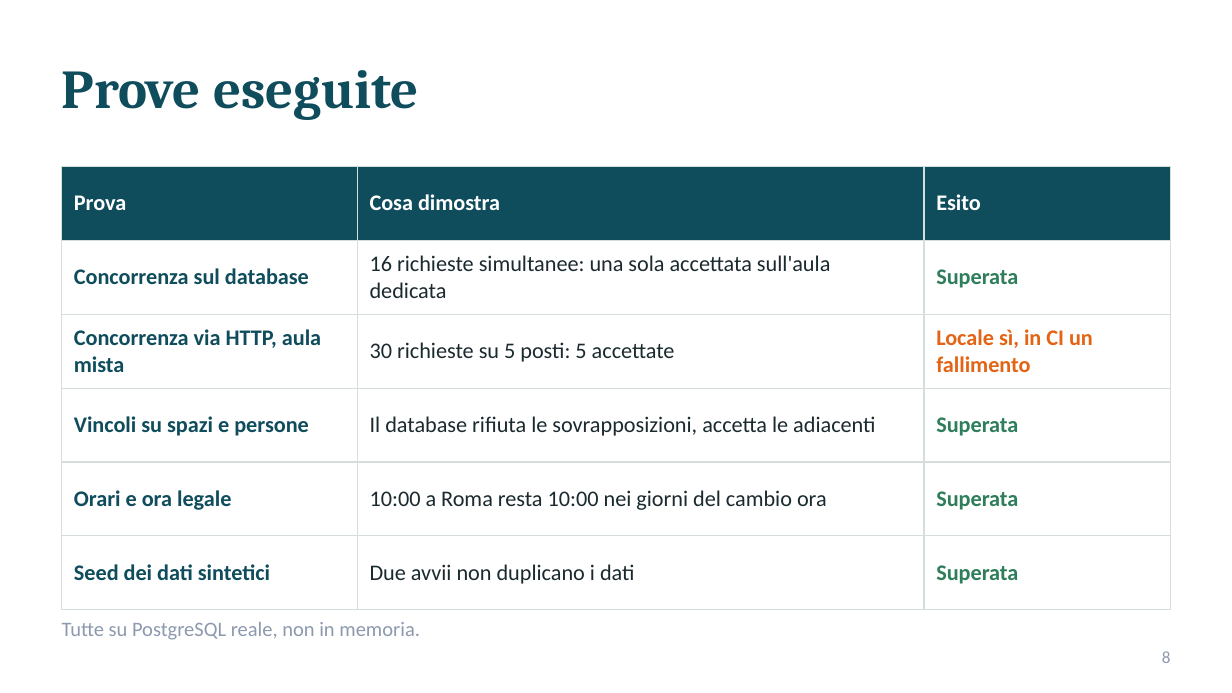
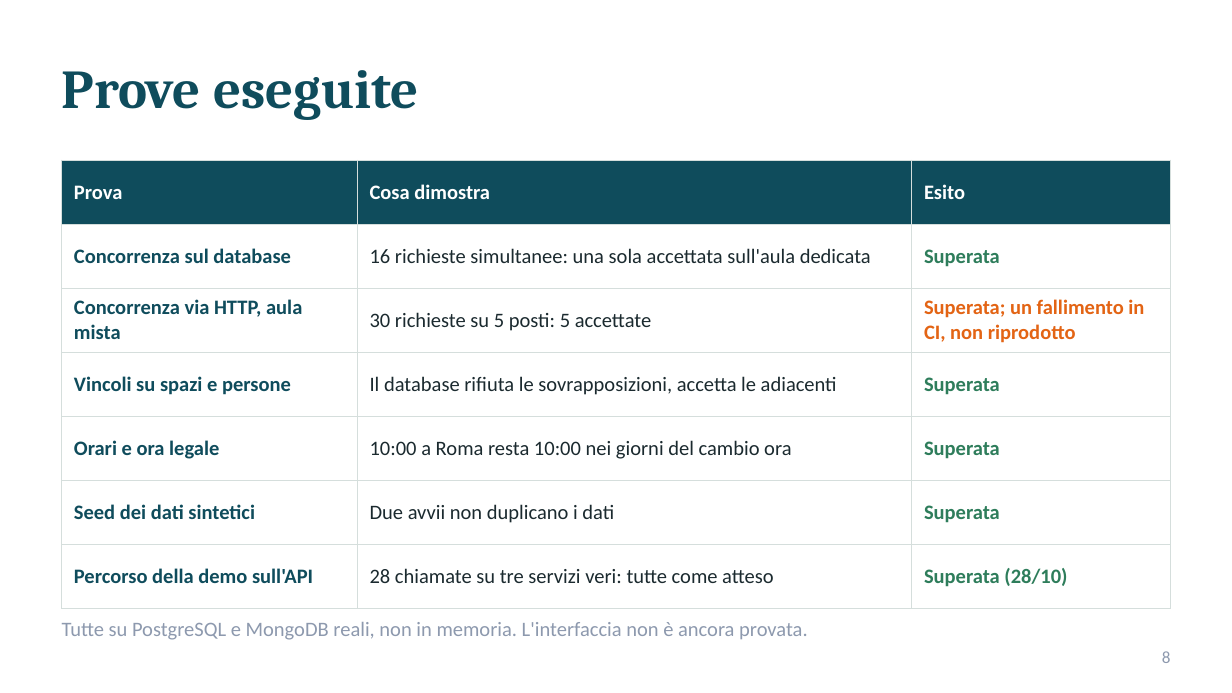
Before and after one commit to loggione-finale/smartcampus, a slide deck: slide 8 of docs/presentation-slides.pptx. Drawn at 1232x693 pixels with LibreOffice and Linux fonts; fonts in the diff are those of the drawing. Boxes give left, top, right and bottom in pixels: in the first picture for what was removed or moved away, otherwise in the second. Text is boxed around its words. In the diff, an @@ line names an element or a change of style, - is before the commit and + after.

```diff
--- a/docs/presentation-slides.pptx
+++ b/docs/presentation-slides.pptx
@@ table at <box>62,160,1170,591</box> @@
-row 3, column 3: Locale sì, in CI un fallimento
+row 3, column 3: Superata; un fallimento in CI, non riprodotto
+row 7: Percorso della demo sull'API | 28 chiamate su tre servizi veri: tutte come atteso | Superata (28/10)
@@ table: place and size @@
-table at <box>62,166,1170,588</box>
+table at <box>62,160,1170,591</box>
@@ text at <box>62,622,808,640</box>: text changed @@
-Tutte su PostgreSQL reale, non in memoria.
+Tutte su PostgreSQL e MongoDB reali, non in memoria. L'interfaccia non è ancora provata.
```
Also in this commit, not shown: 3 other slides changed, 1 other file.
